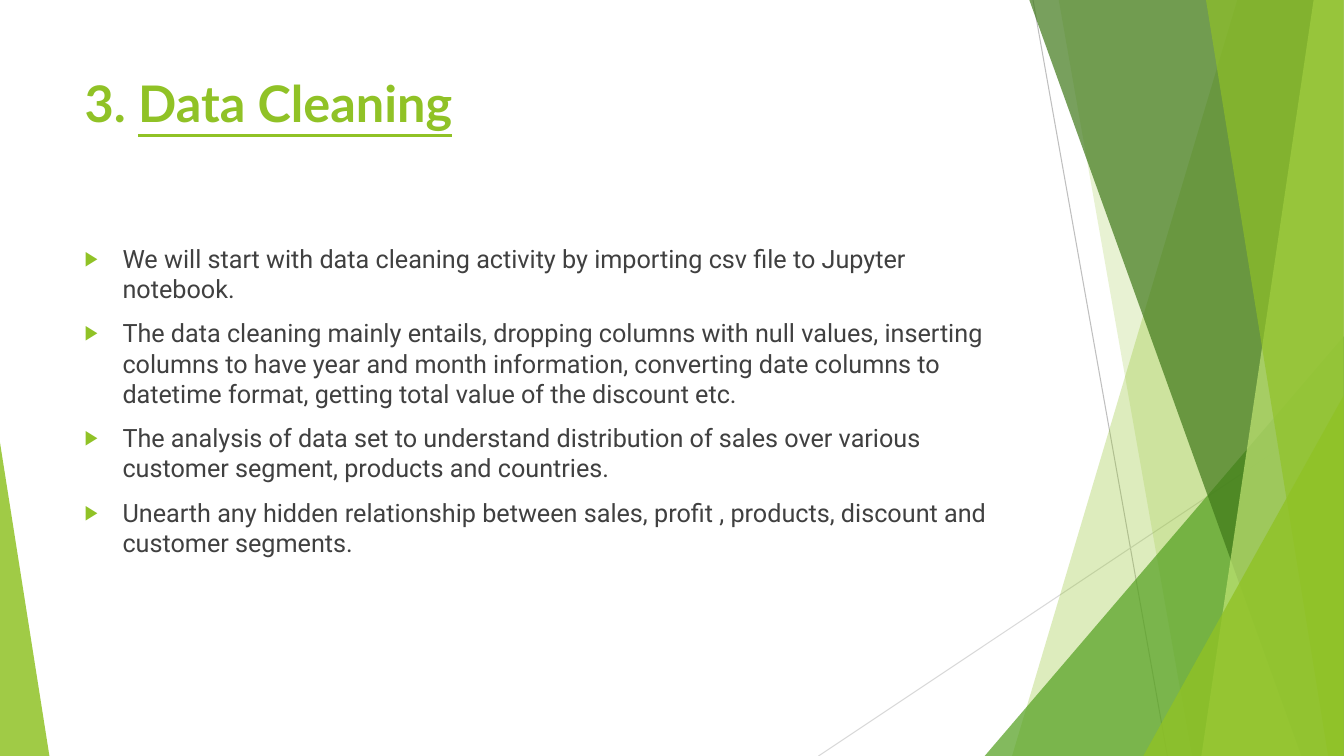
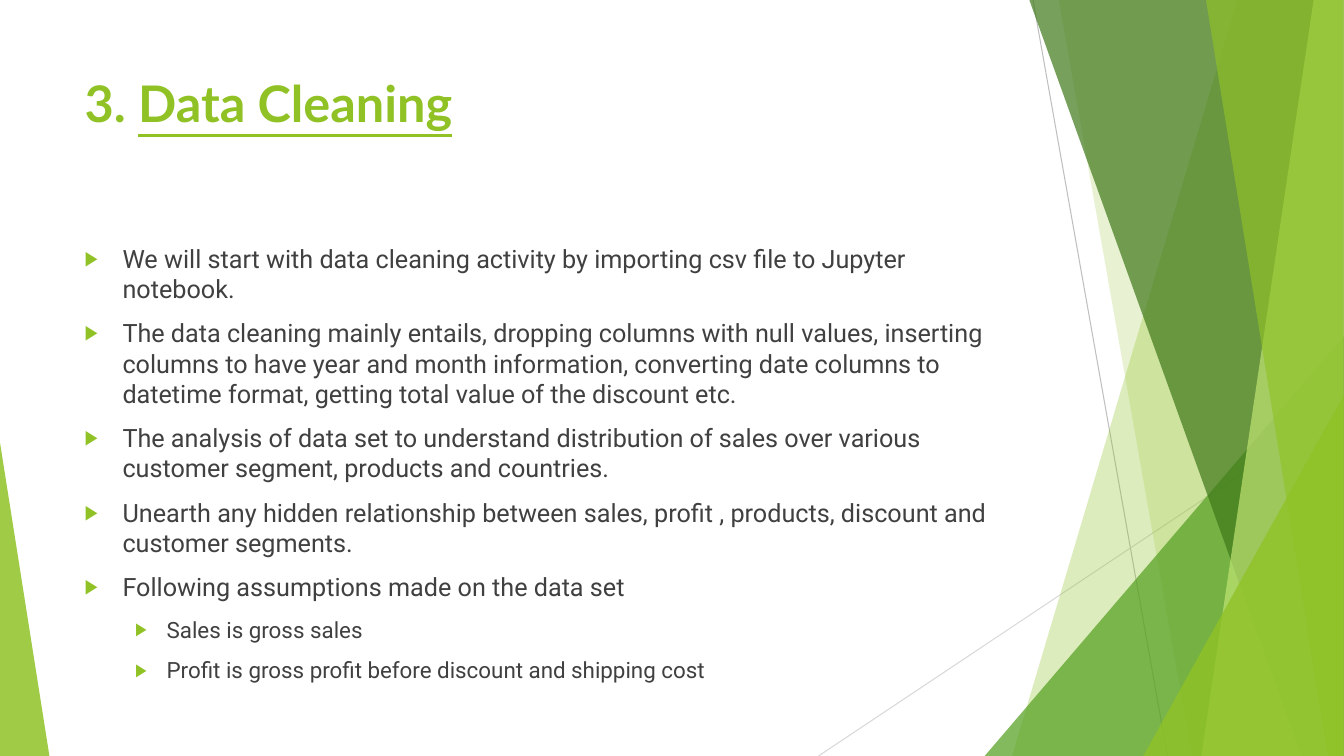
Before and after one commit to rubadhanaraj/Final_project, a slide deck: slide 5 of Project details.pptx. Drawn at 1344x756 pixels with LibreOffice and Linux fonts; fonts in the diff are those of the drawing. Boxes give left, top, right and bottom in pixels: in the first picture for what was removed or moved away, otherwise in the second. Text is boxed around its words. In the diff, an @@ line names an element or a change of style, - is before the commit and + after.

```diff
--- a/Project details.pptx
+++ b/Project details.pptx
@@ text at [123,577,704,683]: paragraphs added @@
+▶ Following assumptions made on the data set
+  ▶ Sales is gross sales
+  ▶ Profit is gross profit before discount and shipping cost
```
Also in this commit, not shown: 1 other slide changed, 5 slides added.
